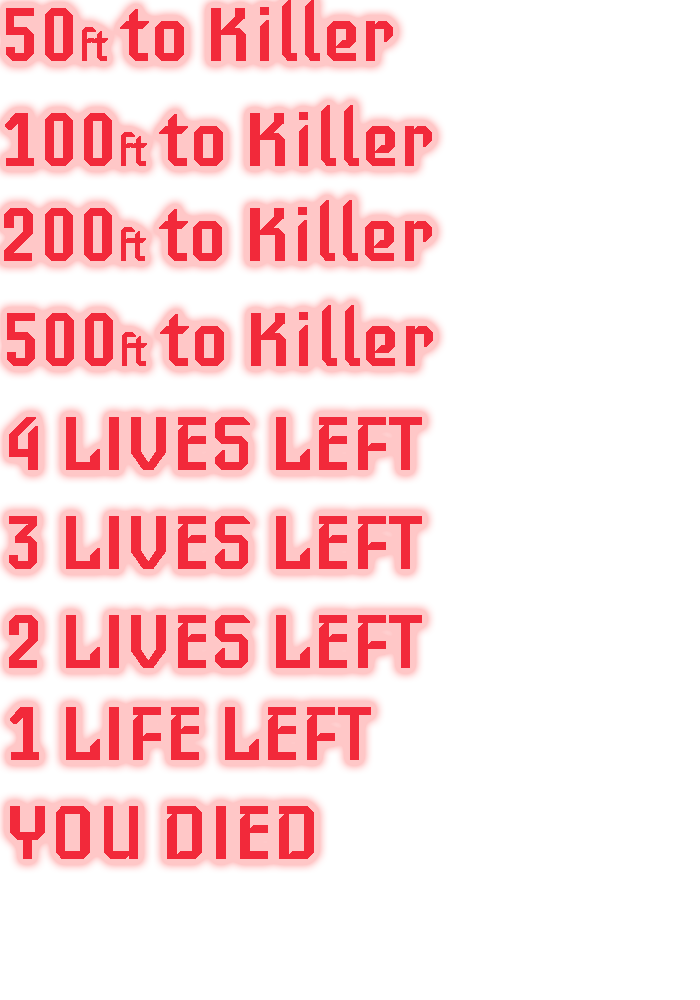
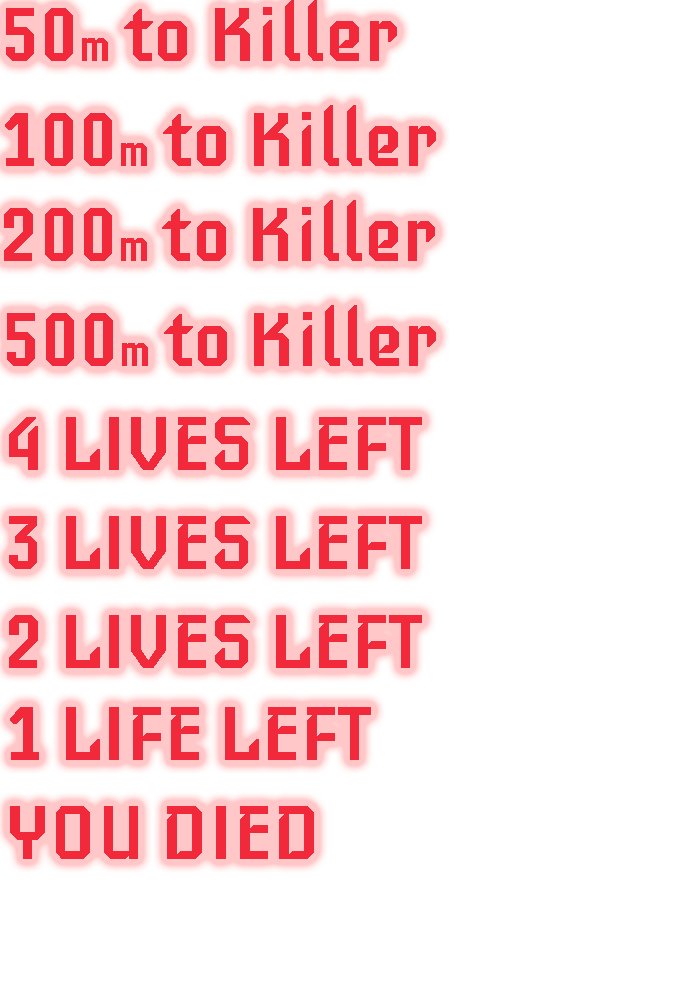
Layers edited between the first and the second 700px x 1000px image:
renamed "50ft to Killer copy" to "50m to Killer", painted on it over [79, 0, 397, 61]
renamed "100ft to Killer" to "100m to Killer", painted on it over [118, 105, 436, 166]
renamed "200ft to Killer" to "200m to Killer", painted on it over [118, 200, 435, 261]
renamed "500ft to Killer" to "500m to Killer", painted on it over [119, 305, 436, 366]
